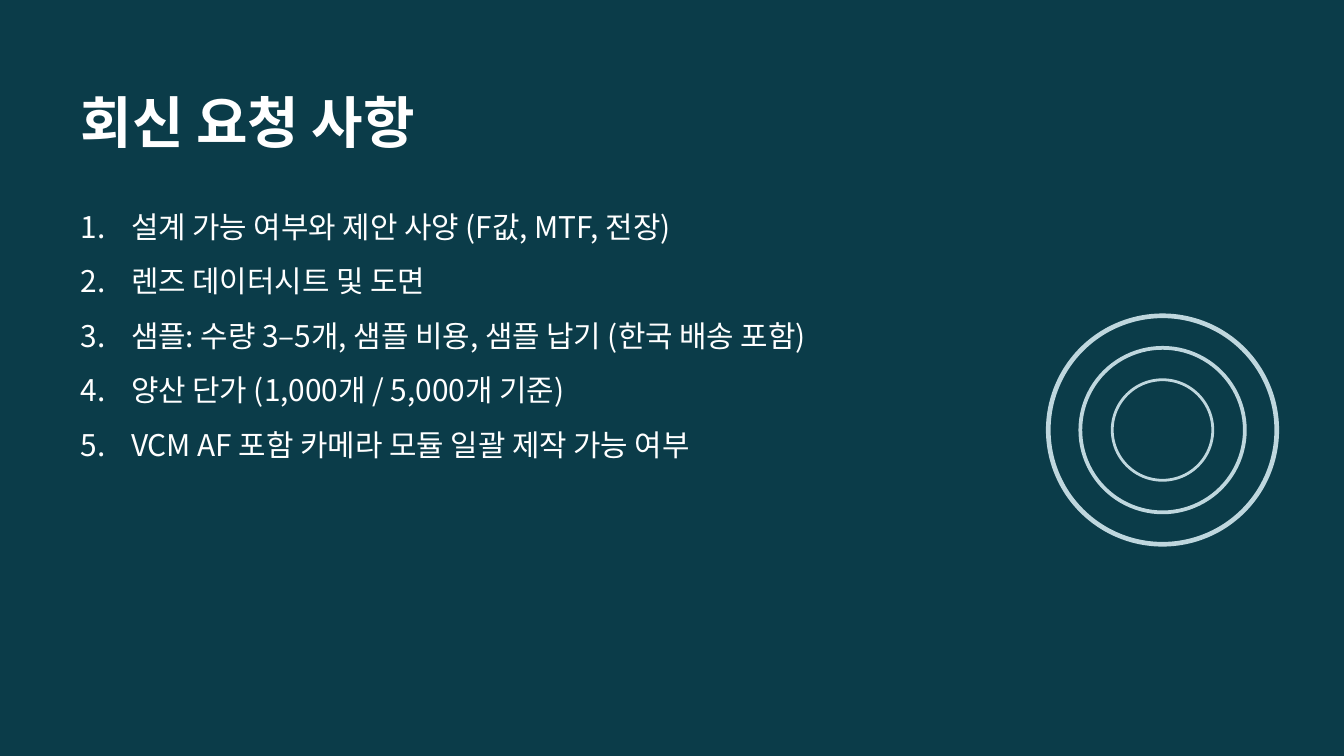
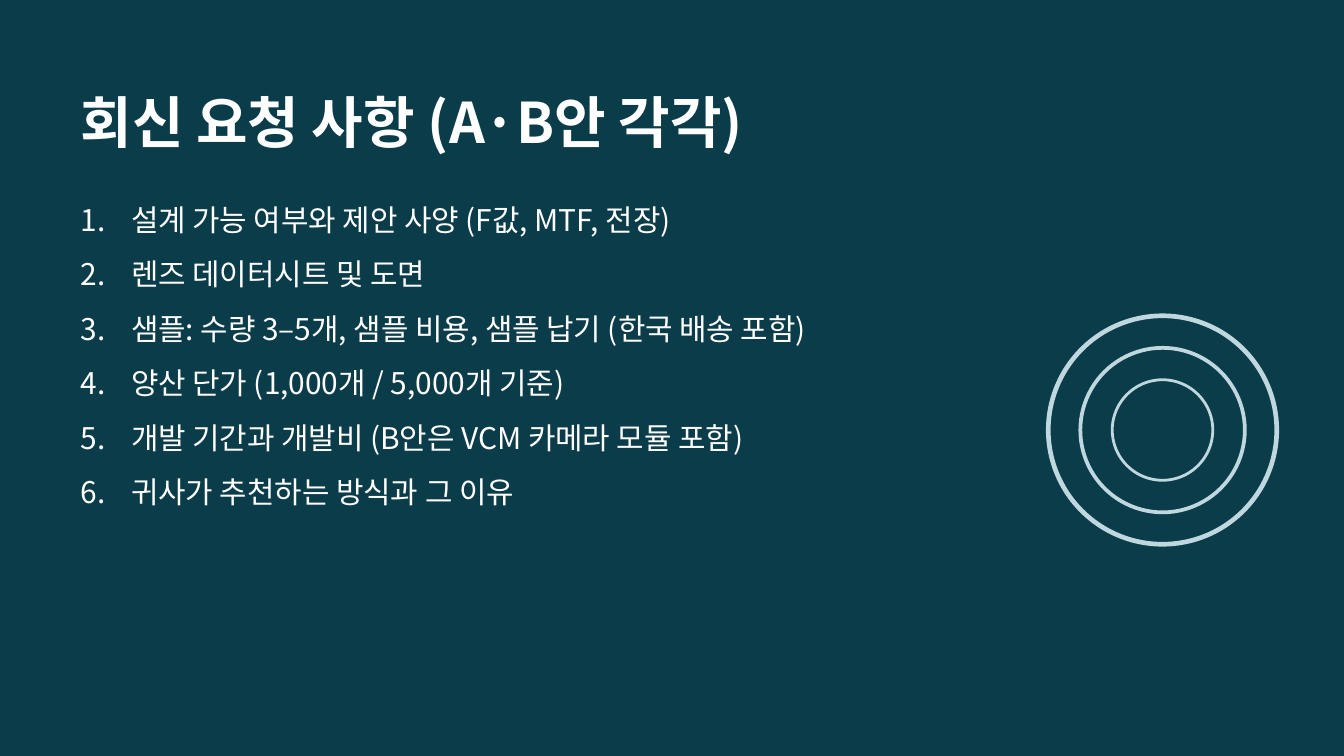
Before and after one commit to urisuni3325-ai/rv1106, a slide deck: slide 10 of docs/lens-rfq-imx708.pptx (slide 8 before the commit). Drawn at 1344x756 pixels with LibreOffice and Linux fonts; fonts in the diff are those of the drawing. Boxes give left, top, right and bottom in pixels: in the first picture for what was removed or moved away, otherwise in the second. Text is boxed around its words. In the diff, an @@ line names an element or a change of style, - is before the commit and + after.

```diff
--- a/docs/lens-rfq-imx708.pptx
+++ b/docs/lens-rfq-imx708.pptx
@@ title at bbox=[81, 95, 743, 154]: text changed @@
-회신 요청 사항
+회신 요청 사항 (A·B안 각각)
@@ text at bbox=[131, 424, 743, 506]: text changed @@
-5. VCM AF 포함 카메라 모듈 일괄 제작 가능 여부
+5. 개발 기간과 개발비 (B안은 VCM 카메라 모듈 포함)
+6. 귀사가 추천하는 방식과 그 이유
```
Also in this commit, not shown: 5 other slides changed, 3 slides added, 1 slide removed.
